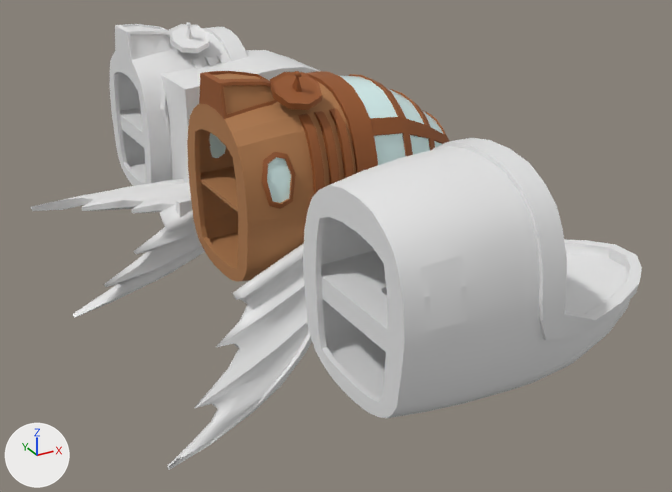
An edit to the FBX model CliqHere_SubDivided/Assets/FBX/Submarine Front.fbx, drawn before and after from the same camera.
Both versions are drawn from a 50 mm lens placed at (-40.4, -169.0, 56.5), pointed at (22.6, -54.4, -0.8). Arrows for +X, +Y and +Z are at lower left; the lights stay in place. The picture after the commit comes second. Where no turn or scale is listed for an object, it has been applied to the vertices. Vertices at exactly the same position are counted once.

The first picture shows 'Attempt01', 'Fin', 'Fin Base', 'FrontWindow_R', 'Submarine Front Half Base', 'Submarine Front Half Detailed SAFE', 'SubmarineWindow', 'Submarine_Front' and 1 more.
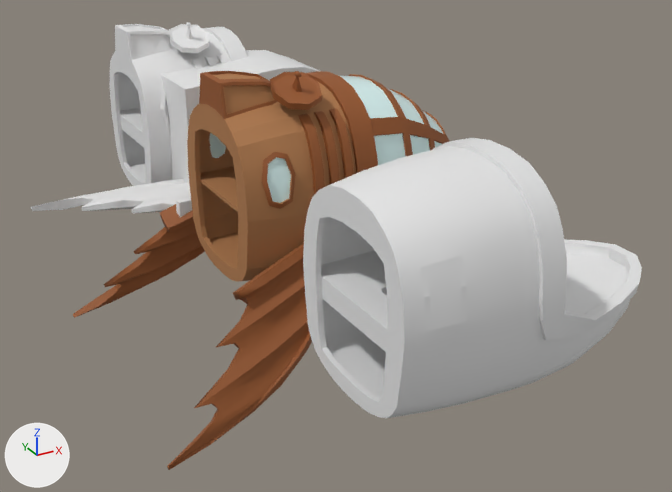
What differs and where, as boxes [x1, y1, x2, y2] in the pictures (672 x 492 px):
'Fin', recoloured, shading changed (white to brown)
    both: [73, 204, 312, 470]

The change, as a diff of the scene's bpy script:
```diff
--- a/CliqHere_SubDivided/Assets/FBX/Submarine Front.fbx.py
+++ b/CliqHere_SubDivided/Assets/FBX/Submarine Front.fbx.py
@@ me_mesh_005 @@
 me_mesh_005.from_pydata(...)  # 506 vertices, 496 faces; spans x -31.4..-2.0, y -34.3..13.3, z -13.0..10.7
 # used by ob_fin; location = (19.3, -38.6, -4.8)
+# me_mesh_005 part 1: edges marked sharp go from 209 to 251
+me_mesh_005.materials.append(mat_material__17)  # brown #945426
```
